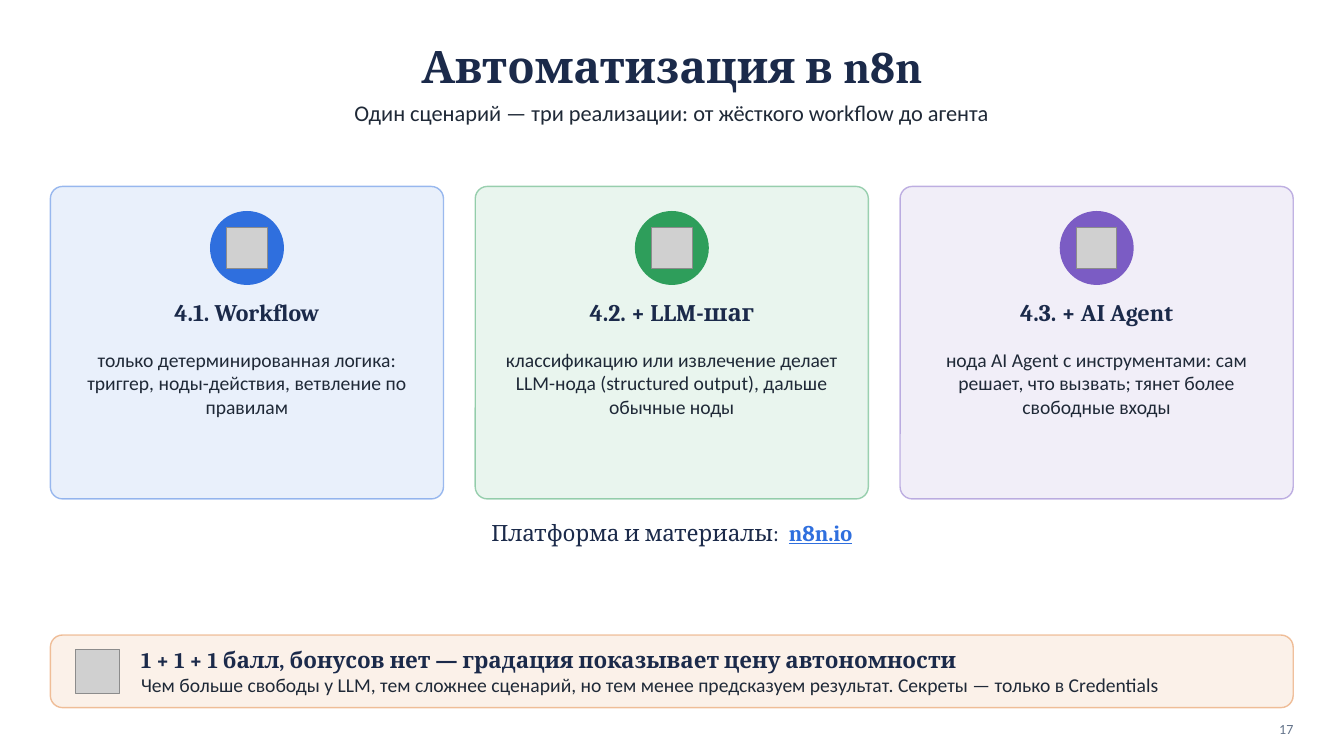
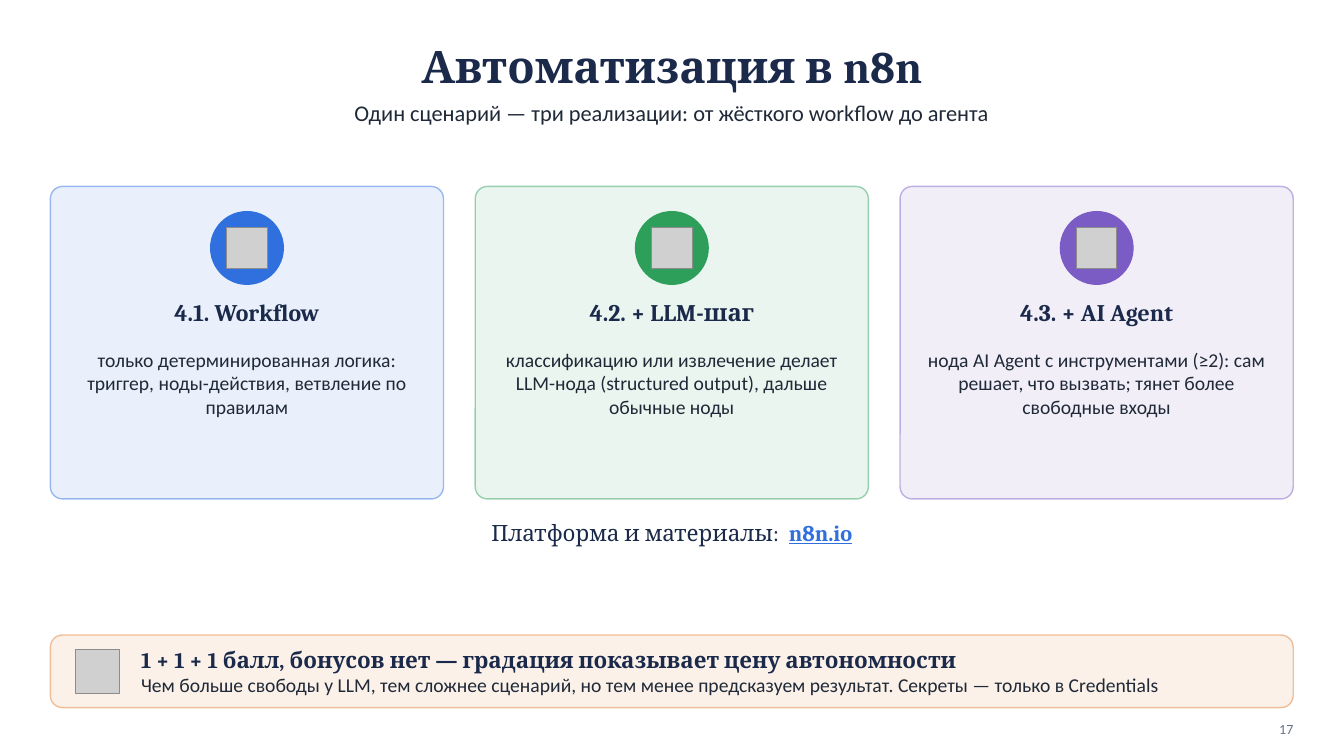
Before and after one commit to lpetrov02/aidd_week_04_mcp, a slide deck: slide 17 of materials/homework04_draft.pptx. Drawn at 1344x756 pixels with LibreOffice and Linux fonts; fonts in the diff are those of the drawing; grey boxes stand for pictures. Boxes give left, top, right and bottom in pixels: in the first picture for what was removed or moved away, otherwise in the second. Text is boxed around its words. In the diff, an @@ line names an element or a change of style, - is before the commit and + after.

```diff
--- a/materials/homework04_draft.pptx
+++ b/materials/homework04_draft.pptx
@@ text at [928, 353, 1265, 418]: text changed @@
-нода AI Agent с инструментами: сам решает, что вызвать; тянет более свободные входы
+нода AI Agent с инструментами (≥2): сам решает, что вызвать; тянет более свободные входы
```
Also in this commit, not shown: 1 slide added, 2 other files.
